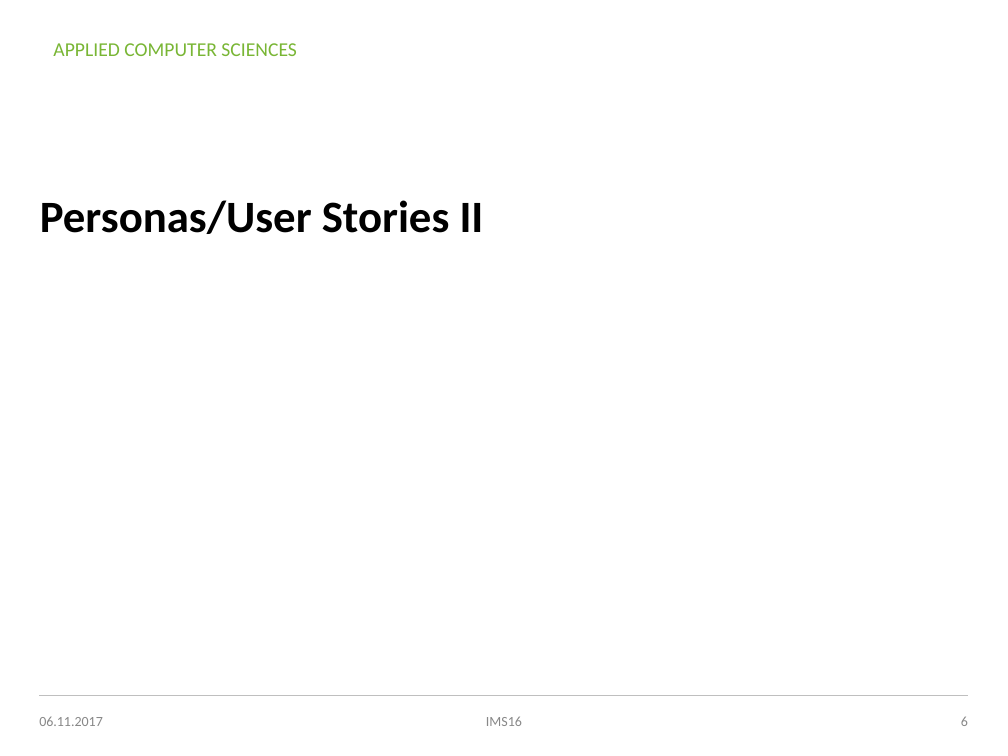
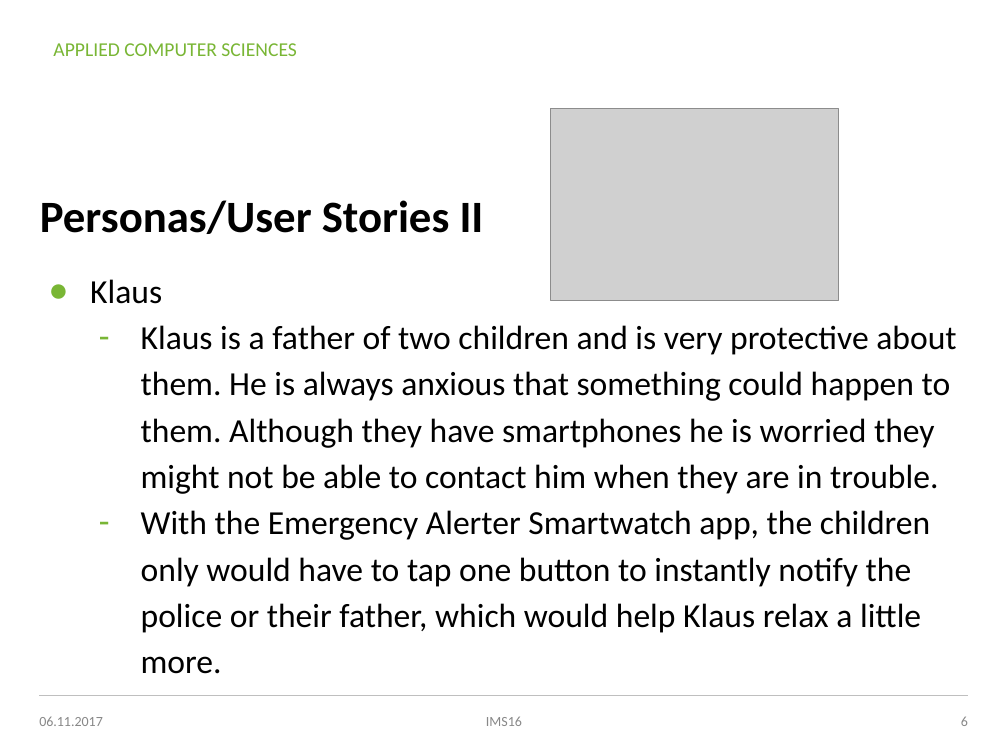
Before and after one commit to MICSTI/emergency-alerter-ios, a slide deck: slide 6 of presentations/01_idea_emergency_alerter.pptx. Drawn at 1008x756 pixels with LibreOffice and Linux fonts; fonts in the diff are those of the drawing; grey boxes stand for pictures; background and template pictures are left out. Boxes give left, top, right and bottom in pixels: in the first picture for what was removed or moved away, otherwise in the second. Text is boxed around its words. In the diff, an @@ line names an element or a change of style, - is before the commit and + after.

Commit message:
Add persona to presentation

```diff
--- a/presentations/01_idea_emergency_alerter.pptx
+++ b/presentations/01_idea_emergency_alerter.pptx
@@ picture added at [551, 108, 839, 300] @@
@@ text added at [90, 279, 956, 674], 24 pt, text #000000 @@
+● Klaus
+– Klaus is a father of two children and is very protective about them. He is always anxious that something could happen to them. Although they have smartphones he is worried they might not be able to contact him when they are in trouble.
+– With the Emergency Alerter Smartwatch app, the children only would have to tap one button to instantly notify the police or their father, which would help Klaus relax a little more.
```
Also in this commit, not shown: 1 other slide changed.
